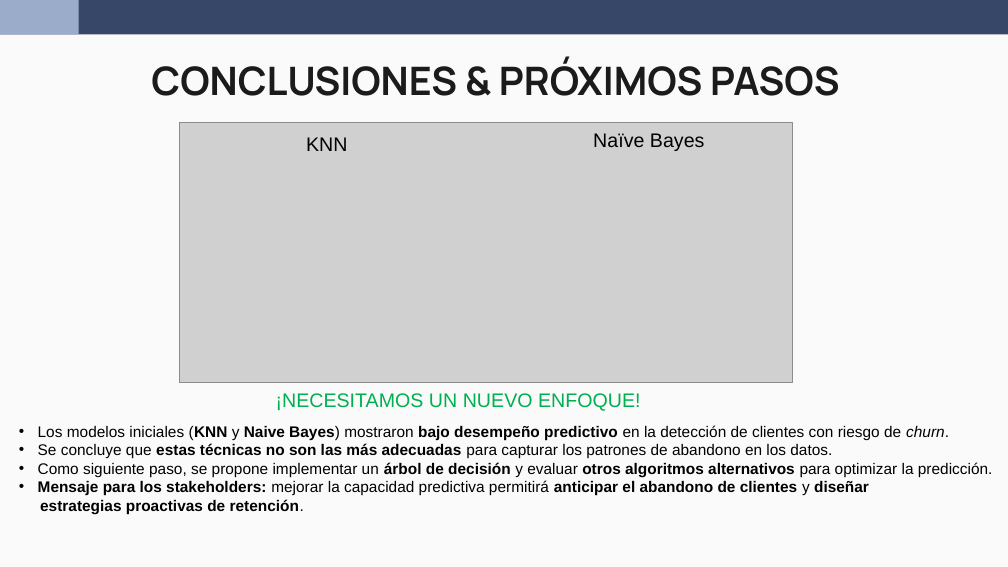
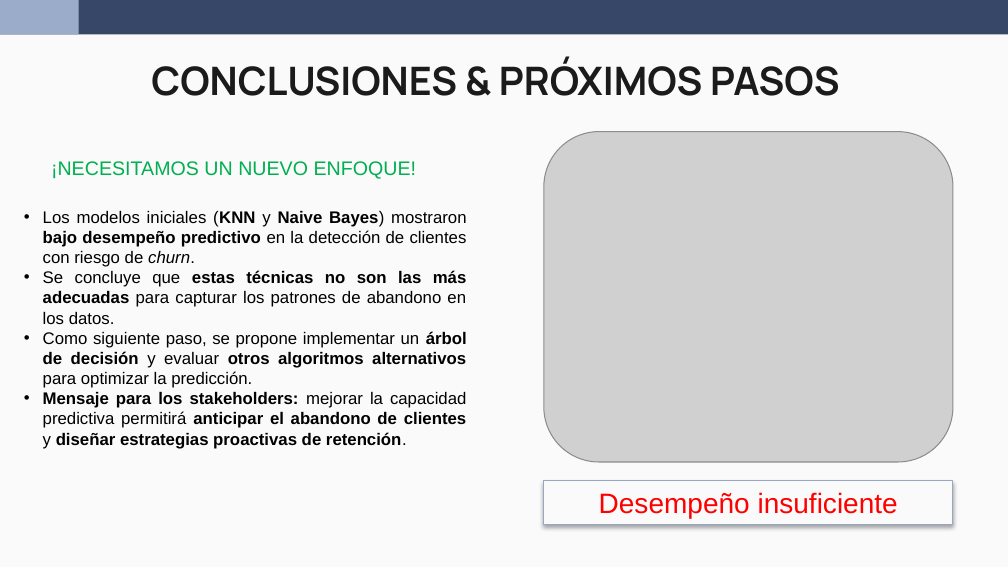
Before and after one commit to wen2111/Mineria, a slide deck: slide 15 of Entrega_1/0 - REPORTE/Reporte_Grupo5.pptx. Drawn at 1008x567 pixels with LibreOffice and Linux fonts; fonts in the diff are those of the drawing; grey boxes stand for pictures. Boxes give left, top, right and bottom in pixels: in the first picture for what was removed or moved away, otherwise in the second. Text is boxed around its words. In the diff, an @@ line names an element or a change of style, - is before the commit and + after.

```diff
--- a/Entrega_1/0 - REPORTE/Reporte_Grupo5.pptx
+++ b/Entrega_1/0 - REPORTE/Reporte_Grupo5.pptx
@@ picture removed at (179,123,792,383) @@
@@ text removed at (306,137,347,151) @@
-KNN
@@ picture added at (544,132,954,463) @@
@@ text removed at (593,133,705,151) @@
-Naïve Bayes
@@ text "¡NECESITAMOS UN NUEVO ENFOQUE!": place and size @@
-text "¡NECESITAMOS UN NUEVO ENFOQUE!" at (276,393,641,411)
+text "¡NECESITAMOS UN NUEVO ENFOQUE!" at (51,161,417,179)
@@ text "Los modelos iniciales (KNN y ...": place and size @@
-text "Los modelos iniciales (KNN y ..." at (38,425,993,514)
+text "Los modelos iniciales (KNN y ..." at (43,211,467,449)
@@ text at (43,211,467,388): size 11 to 12 pt in "Los modelos iniciales (KNN y Naive Bayes) ...", "Se concluye que estas técnicas no son ...", "Como siguiente paso, se propone implementar un ..."; alignment left to justified @@
@@ text at (43,392,466,449): text changed; size 11 to 12 pt @@
-• Mensaje para los stakeholders: mejorar la capacidad predictiva permitirá anticipar el abandono de clientes y diseñar
-estrategias proactivas de retención.
+• Mensaje para los stakeholders: mejorar la capacidad predictiva permitirá anticipar el abandono de clientes y diseñar estrategias proactivas de retención.
@@ rectangle added at (544,481,954,525), fill #FAFAFA, outline #96A8C7 0.75 pt, 20 pt, text #FF0000 @@
+Desempeño insuficiente
```
Also in this commit, not shown: 5 other slides changed, 5 other files.
